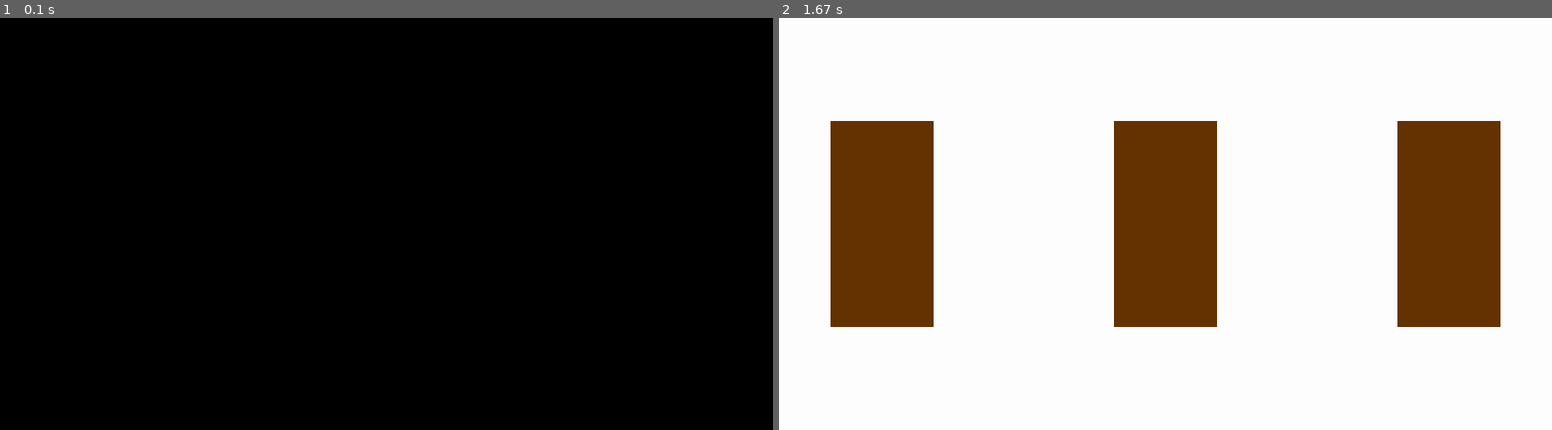
Above: before the commit, frames 1-2 (left to right).
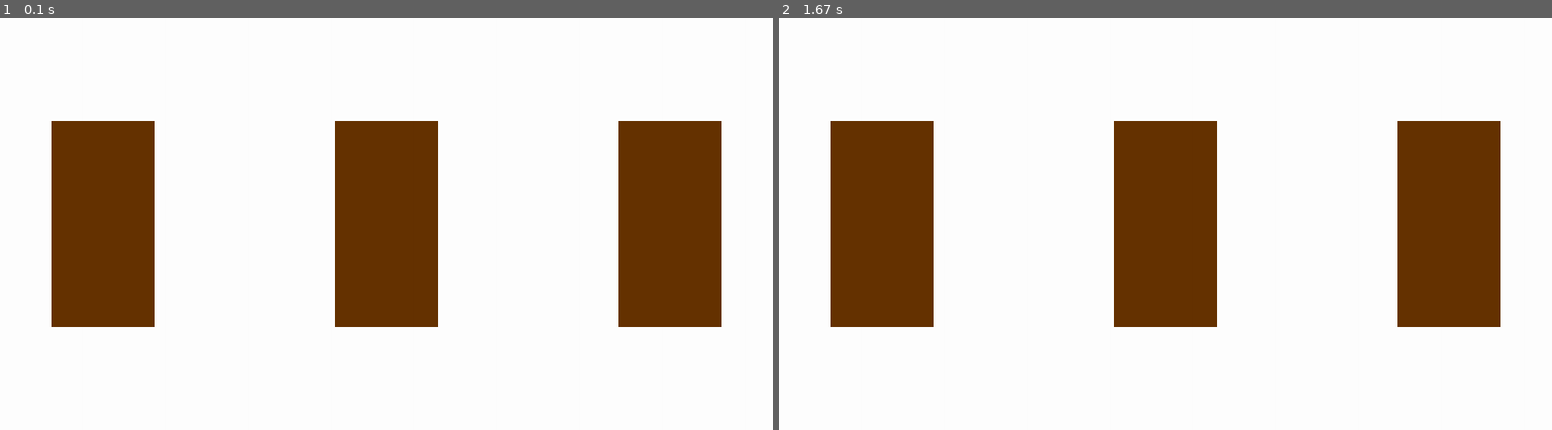
Above: after the commit, the same moments.

Repository: Maxx0758/Coding_everyday
Game: pygame game, started from The_Doors - Max.py
Same seed, same stepped clock (60 frames per second), same inputs: the game is played once before the commit and once after it.
Inputs:
- Up to frame 1 (0.1 s): no input
- Up to frame 2 (1.67 s): no input

The runs differ from the first frame. In frame 1, 100% of the frame differs, in the area x 0-100%, y 0-100%; in frame 2, nothing differs.

Commit message:
Made functions to draw

Diff:
--- a/The_Doors - Max.py
+++ b/The_Doors - Max.py
@@ -1,5 +1,6 @@
 import pygame
 from random import randint
+
 pygame.init()
 
 (width, height) = (1500, 800)
@@ -10,60 +11,68 @@
 door1 = (100, 200)
 door2 = ((width / 2) - (doorWidth / 2), 200)
 door3 = (1200, 200)
-runde = 1
+Round = 1
+window = pygame.display.set_mode((width,height))
+pygame.display.set_caption("The doors")
+def startup():
+    drawRound1()
+def drawRound1():
+    window.fill((255, 255, 255))
+    pygame.draw.rect(window, brown, pygame.Rect((door1[0], door1[1]), (doorWidth, doorHeight)))
+    pygame.draw.rect(window, brown, pygame.Rect((door2[0], door2[1]), (doorWidth, doorHeight)))
+    pygame.draw.rect(window, brown, pygame.Rect((door3[0], door3[1]), (doorWidth, doorHeight)))
+    pygame.display.update()
+def drawRound2():
+    window.fill((255, 255, 255))
+    pygame.draw.rect(window, brown, pygame.Rect((door1[0], door1[1]), (doorWidth, doorHeight)))
+    pygame.draw.rect(window, brown, pygame.Rect((door2[0], door2[1]), (doorWidth, doorHeight)))
+    pygame.draw.rect(window, brown, pygame.Rect((door3[0], door3[1]), (doorWidth, doorHeight)))
+    pygame.display.update()
+def drawRound3():
+    window.fill((255, 255, 255))
+    pygame.draw.rect(window, brown, pygame.Rect((door1[0], door1[1]), (doorWidth, doorHeight)))
+    pygame.draw.rect(window, brown, pygame.Rect((door2[0], door2[1]), (doorWidth, doorHeight)))
+    pygame.draw.rect(window, brown, pygame.Rect((door3[0], door3[1]), (doorWidth, doorHeight)))
+    pygame.display.update()
+startup()
+
 while(running):
     try:
-        window = pygame.display.set_mode((width,height))
         pygame.time.delay(100)
-        pygame.display.set_caption("The doors")
         mousePos = pygame.mouse.get_pos()
         print(mousePos)
-        print(runde)
-        #Looking for alle the events, thats happening
+        print(Round)
         for event in pygame.event.get():
             if event.type == pygame.QUIT:
                 running = False
             elif event.type == pygame.MOUSEBUTTONDOWN and event.button == 1:
                 if 100 <= mousePos[0] <= 300 and 200 <= mousePos[1] <= 600:
-                    if runde == 1:
-                        runde = 2
-                    elif runde == 2:
-                        runde = 3
-                    elif runde == 3:
+                    if Round == 1:
+                        Round = 2
+                        drawRound2()
+                    elif Round == 2:
+                        Round = 3
+                        drawRound3()
+                    elif Round == 3:
                         running = False
                 elif 650 <= mousePos[0] <= 850 and 200 <= mousePos[1] <= 600:
-                    if runde == 1:
-                        runde = 2
-                    elif runde == 2:
-                        runde = 3
-                    elif runde == 3:
+                    if Round == 1:
+                        Round = 2
+                        drawRound2()
+                    elif Round == 2:
+                        Round = 3
+                        drawRound3()
+                    elif Round == 3:
                         running = False
                 elif 1200 <= mousePos[0] <= 1400 and 200 <= mousePos[1] <= 600:
-                    if runde == 1:
-                        runde = 2
-                    elif runde == 2:
-                        runde = 3
-                    elif runde == 3:
+                    if Round == 1:
+                        Round = 2
+                        drawRound2()
+                    elif Round == 2:
+                        Round = 3
+                        drawRound3()
+                    elif Round == 3:
                         running = False
-        if runde == 1:
-            window.fill((255, 255, 255))
-            pygame.draw.rect(window, brown, pygame.Rect((door1[0], door1[1]), (doorWidth, doorHeight)))
-            pygame.draw.rect(window, brown, pygame.Rect((door2[0], door2[1]), (doorWidth, doorHeight)))
-            pygame.draw.rect(window, brown, pygame.Rect((door3[0], door3[1]), (doorWidth, doorHeight)))
-            pygame.display.update()
-        elif runde == 2:
-            window.fill((255, 255, 255))
-            pygame.draw.rect(window, brown, pygame.Rect((door1[0], door1[1]), (doorWidth, doorHeight)))
-            pygame.draw.rect(window, brown, pygame.Rect((door2[0], door2[1]), (doorWidth, doorHeight)))
-            pygame.draw.rect(window, brown, pygame.Rect((door3[0], door3[1]), (doorWidth, doorHeight)))
-            pygame.display.update()
-        elif runde == 3:
-            window.fill((255, 255, 255))
-            pygame.draw.rect(window, brown, pygame.Rect((door1[0], door1[1]), (doorWidth, doorHeight)))
-            pygame.draw.rect(window, brown, pygame.Rect((door2[0], door2[1]), (doorWidth, doorHeight)))
-            pygame.draw.rect(window, brown, pygame.Rect((door3[0], door3[1]), (doorWidth, doorHeight)))
-            pygame.display.update()
-        else:
             break
     except Exception as e:
         print(e)
